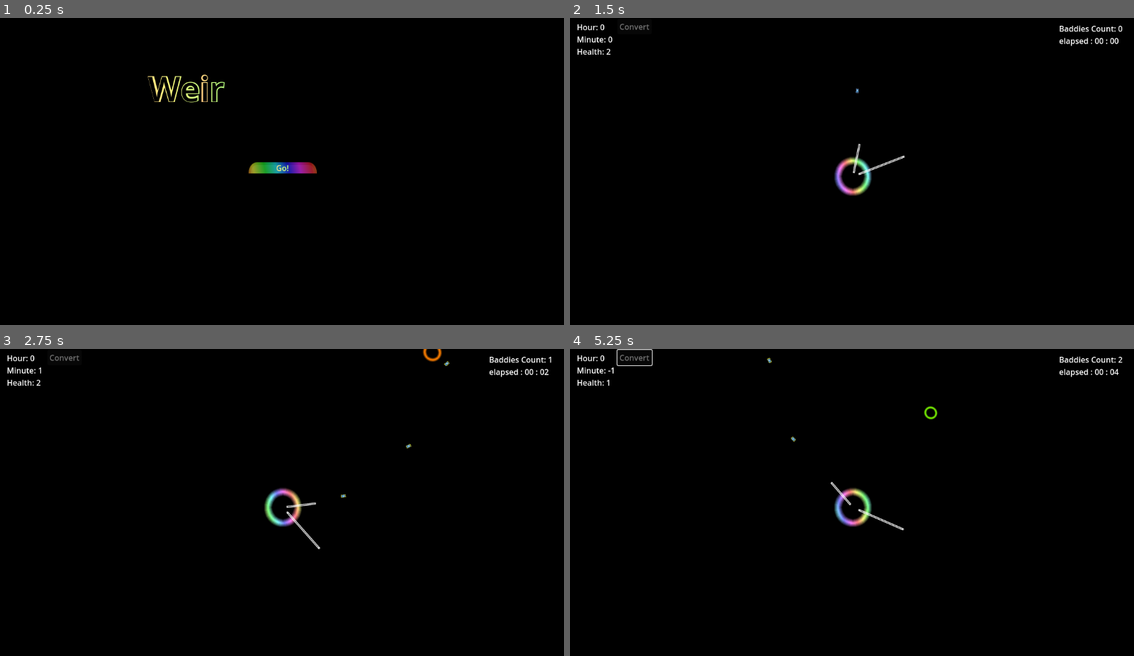
Above: before the commit, frames 1-4 (two rows, left to right).
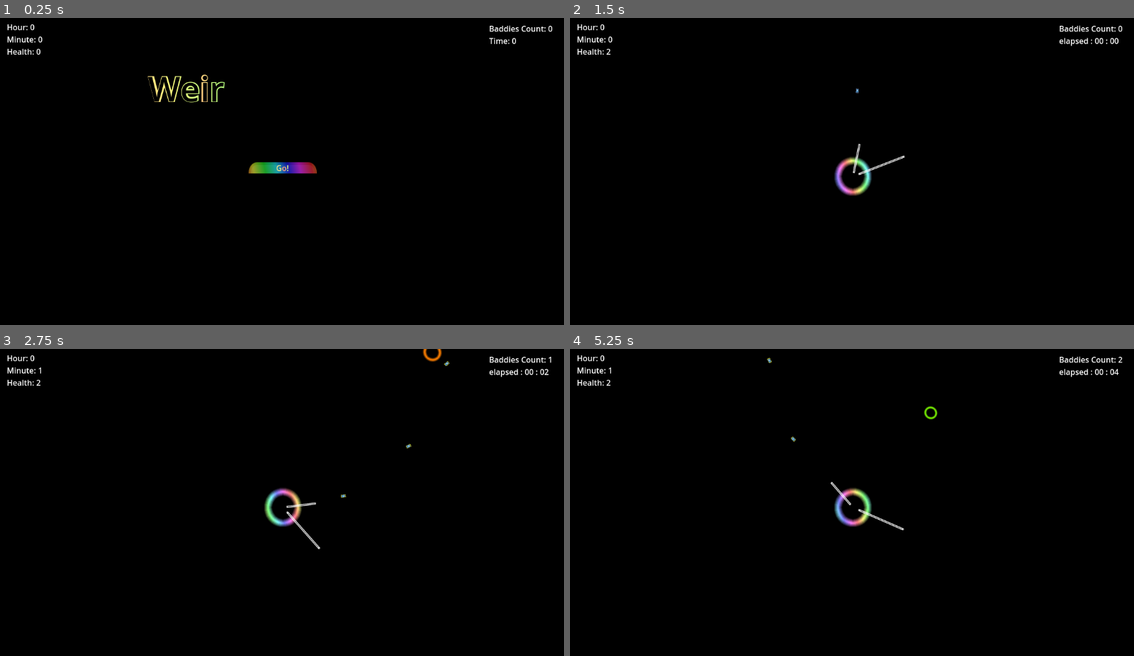
Above: after the commit, the same moments.

Repository: subpar-software/terrible-game-2
Game: Godot game, scene res://game.tscn
Two runs of this game, one before a commit and one after it. Both use one fixed random seed, a clock stepped at 60 frames per second and the inputs below. The engine's default icon, where the game draws it, is replaced by a stand-in: a white triangle on a blue panel in a dark square.
Inputs (mouse positions are in pixels of both pictures, inside the frame that each line leads up to):
- Up to frame 1 (0.25 s): no input
- Up to frame 2 (1.5 s): click "Go!" at 0.5 s; tap Enter (ui_accept) at 1.25 s; hold Right (ui_right) from 1.28 s (still down); hold Enter (ui_accept) from 1.28 s (still down)
- Up to frame 3 (2.75 s): keep holding Right (ui_right); release Enter (ui_accept) at 2.03 s; tap Enter (ui_accept) at 2.1, 2.27, 2.57 s
- Up to frame 4 (5.25 s): release Right (ui_right) at 2.78 s; hold Enter (ui_accept) 2.78-3.53 s; hold Left (ui_left) 2.78-5 s; tap Enter (ui_accept) at 3.6, 3.77, 4.07 s; hold Enter (ui_accept) 4.28-5 s; click (632, 358) at 5 s, where only the run before the commit has a clickable "Convert"

The runs differ from the first frame. In frame 1, 0.4% of the frame differs, in the area x 1-98%, y 2-50%; in frame 2, less than 0.1%; in frame 3, less than 0.1%; in frame 4, 0.2%.

Commit message:
Action surge

Diff:
--- /dev/null
+++ b/camera_2d.gd
@@ -0,0 +1,18 @@
+extends Camera2D
+
+var rand = RandomNumberGenerator.new()
+
+var shake_strength: float = 2.0
+var shake = false
+
+func _process(delta):
+	if shake:
+		offset += Vector2(
+			rand.randf_range(-shake_strength, shake_strength),
+			rand.randf_range(-shake_strength, shake_strength))
+
+	else:
+		offset = Vector2(
+			lerpf(offset.x, 576.0, delta * 4),
+			lerpf(offset.y, 324.0, delta * 4)
+		)
--- a/defender.gd
+++ b/defender.gd
@@ -1,6 +1,8 @@
 extends Sprite2D
 
 signal dead
+signal action_surge_begin
+signal action_surge_end
 
 @onready var hour_hand = $HourHand
 @onready var minute_hand = $MinuteHand
@@ -16,9 +18,10 @@
 var max_health = 2
 var curr_health = max_health
 
+var hand_rotate_ratio = 6.0
+
 var hour_can_fire = true
 var minute_can_fire = true
-var minute_has_fire = false
 
 var hour_count = 0
 var minute_count = 0
@@ -27,16 +30,28 @@
 
 var pew_pew = preload("res://pew_pew.tscn")
 
+var action_surge = false
+var plugin = preload("res://sounds/Plug-in.wav")
+var plugout = preload("res://sounds/Plug-out.wav")
+
+
+
+func _ready():
+	$SecondHand.visible = false
+	$SecondHand/CollisionShape2D.disabled = true
+
 
 func _physics_process(_delta):
+	if (minute_count >= 10):
+		$"../PlayUI/ActionSurgeLabel".visible = true
 
 	if Input.is_action_pressed("ui_right"):
-		hour_hand.rotate(current_speed / 6.0)
+		hour_hand.rotate(current_speed / hand_rotate_ratio)
 		minute_hand.rotate(current_speed)
 		second_hand.rotate(current_speed * 6)
 
 	if Input.is_action_pressed("ui_left"):
-		hour_hand.rotate(-current_speed / 6.0)
+		hour_hand.rotate(-current_speed / hand_rotate_ratio)
 		minute_hand.rotate(-current_speed)
 		second_hand.rotate(-current_speed * 6)
 
@@ -44,30 +59,38 @@
 		hour_hand.rotation_degrees -= 360.0
 		hour_count += 1
 
-	if hour_hand.rotation_degrees < 0.0:
-		hour_hand.rotation_degrees += 360.0
-		hour_count -= 1
-
 	if minute_hand.rotation_degrees > 360.0:
 		minute_hand.rotation_degrees -= 360.0
 		minute_count += 1
 
-	if minute_hand.rotation_degrees < 0.0:
-		minute_hand.rotation_degrees += 360.0
-		minute_count -= 1
-
 	hour_count_label.text = "Hour: " + str(hour_count)
 	minute_count_label.text = "Minute: " + str(minute_count)
 
-	if Input.is_action_pressed("ui_accept"):
-		if (minute_has_fire and minute_can_fire):
-			minute_can_fire = false
-			minute_fire_timer.start()
-			var pew = pew_pew.instantiate()
-			pew.init(Constants.PewPewType.SMALL)
-			add_child(pew)
-			pew.global_position = $MinuteHand/WhereThePewHappens.global_position
-			pew.rotation = $MinuteHand.rotation
+	if Input.is_action_pressed("ui_accept") and minute_count >= 2:
+		$AudioStreamPlayer.stream = plugin
+		$AudioStreamPlayer.play()
+		$"../PlayUI/ActionSurgeLabel".visible = false
+		action_surge = true
+		convert_hours_to_health()
+		hour_fire_timer.wait_time = 0.05
+		hand_rotate_ratio = 3.0
+		$ActionSurgeTimer.wait_time = minute_count / 2
+		$ActionSurgeTimer.start()
+		minute_count = 0
+		$SecondHand.visible = true
+		$SecondHand/CollisionShape2D.disabled = false
+		$"../PlayUI/AudioStreamPlayer".pitch_scale = 1.5
+		emit_signal("action_surge_begin")
+
+
+	if (action_surge and minute_can_fire):
+		minute_can_fire = false
+		minute_fire_timer.start()
+		var pew = pew_pew.instantiate()
+		pew.init(Constants.PewPewType.SMALL)
+		add_child(pew)
+		pew.global_position = $MinuteHand/WhereThePewHappens.global_position
+		pew.rotation = $MinuteHand.rotation
 
 	if (hour_can_fire):
 		hour_can_fire = false
@@ -92,6 +115,7 @@
 	hour_count = 0
 	health_label.text = "Health: " + str(curr_health)
 
+
 func _on_hour_fire_rate_timeout():
 	hour_can_fire = true
 
@@ -107,3 +131,16 @@
 	health_label.text = "Health: " + str(curr_health)
 	if (curr_health <= 0):
 		emit_signal('dead')
+
+
+func _on_action_surge_timer_timeout():
+	action_surge = false
+	$AudioStreamPlayer.stream = plugout
+	$AudioStreamPlayer.play()
+	hour_fire_timer.wait_time = 0.25
+	hand_rotate_ratio = 6.0
+	$SecondHand.visible = false
+	$SecondHand/CollisionShape2D.disabled = true
+	$"../PlayUI/AudioStreamPlayer".pitch_scale = 1.0
+	$ActionSurgeTimer.stop()
+	emit_signal("action_surge_end")
--- a/defender.tscn
+++ b/defender.tscn
@@ -15,6 +15,10 @@
 [sub_resource type="CapsuleShape2D" id="CapsuleShape2D_tk8wn"]
 radius = 2.0
 height = 90.0
+
+[sub_resource type="CapsuleShape2D" id="CapsuleShape2D_yl00m"]
+radius = 4.0
+height = 130.0
 
 [sub_resource type="CircleShape2D" id="CircleShape2D_uh21f"]
 radius = 38.0526
@@ -49,17 +53,22 @@
 offset = Vector2(0, -50)
 
 [node name="WhereThePewHappens" type="Node2D" parent="MinuteHand"]
-position = Vector2(0, -228)
+position = Vector2(0, -112)
 scale = Vector2(0.1, 2)
 
 [node name="FireRate" type="Timer" parent="MinuteHand"]
 wait_time = 0.1
 one_shot = true
 
-[node name="SecondHand" type="Sprite2D" parent="."]
-visible = false
+[node name="SecondHand" type="StaticBody2D" parent="."]
+collision_mask = 2
+
+[node name="CollisionShape2D" type="CollisionShape2D" parent="SecondHand"]
+position = Vector2(0, -78)
+shape = SubResource("CapsuleShape2D_yl00m")
+
+[node name="SecondHand" type="Sprite2D" parent="SecondHand"]
 modulate = Color(0.992157, 0, 0, 1)
-rotation = 6.28319
 scale = Vector2(0.03, 1.25)
 texture = ExtResource("5_63rt6")
 offset = Vector2(0, -50)
@@ -70,6 +79,12 @@
 [node name="CollisionShape2D" type="CollisionShape2D" parent="Area2D"]
 shape = SubResource("CircleShape2D_uh21f")
 
+[node name="ActionSurgeTimer" type="Timer" parent="."]
+
+[node name="AudioStreamPlayer" type="AudioStreamPlayer" parent="."]
+volume_db = -10.0
+
 [connection signal="timeout" from="HourHand/FireRate" to="." method="_on_hour_fire_rate_timeout"]
 [connection signal="timeout" from="MinuteHand/FireRate" to="." method="_on_minute_fire_rate_timeout"]
 [connection signal="body_entered" from="Area2D" to="." method="_on_area_2d_body_entered"]
+[connection signal="timeout" from="ActionSurgeTimer" to="." method="_on_action_surge_timer_timeout"]
--- a/game.gd
+++ b/game.gd
@@ -21,8 +21,6 @@
 ]
 @onready var spawn_rate_timer: Timer = $Timers/SpawnRate
 @onready var spawn_move_timer: Timer = $Timers/SpawnMove
-
-@onready var convert_button: Button = $PlayUI/ConvertButton
 
 var rng = RandomNumberGenerator.new()
 
@@ -60,10 +58,6 @@
 				for baddie in get_tree().get_nodes_in_group("baddies"):
 					baddie.queue_free()
 
-	convert_button.disabled = false
-	if defender.hour_count == 0:
-		convert_button.disabled = true
-
 	prev_game_state = game_state
 	$PlayUI/BaddiesCountLabel.text = "Baddies Count: " +  str(Globals.current_baddies)
 
@@ -91,3 +85,11 @@
 
 func _on_convert_button_pressed():
 	defender.convert_hours_to_health()
+
+
+func _on_defender_action_surge_begin():
+	$Camera2D.shake = true
+
+
+func _on_defender_action_surge_end():
+	$Camera2D.shake = false
--- a/game.tscn
+++ b/game.tscn
@@ -1,9 +1,10 @@
-[gd_scene load_steps=13 format=3 uid="uid://ml81ns4ra6gt"]
+[gd_scene load_steps=15 format=3 uid="uid://ml81ns4ra6gt"]
 
 [ext_resource type="Script" path="res://game.gd" id="1_3x00i"]
 [ext_resource type="Texture2D" uid="uid://dg8ay68aeyr2e" path="res://images/icon.svg" id="2_5ysxq"]
 [ext_resource type="PackedScene" uid="uid://byp4pnenghnq" path="res://defender.tscn" id="2_8pdvg"]
 [ext_resource type="AudioStream" uid="uid://b06f43m3386ao" path="res://music/background-loop-straight-04-2699.mp3" id="2_j5vwr"]
+[ext_resource type="Script" path="res://camera_2d.gd" id="2_lavrl"]
 [ext_resource type="AudioStream" uid="uid://xtuqwoeajnef" path="res://music/the-80s-retrowave-synthwave-143303.mp3" id="3_3ae7o"]
 [ext_resource type="Script" path="res://menu-ui.gd" id="3_y8sev"]
 [ext_resource type="Script" path="res://elapsed_time.gd" id="5_pfu6u"]
@@ -28,19 +29,26 @@
 region_rect = Rect2(0, 0, 128, 18)
 modulate_color = Color(0.384314, 0.384314, 0.384314, 1)
 
+[sub_resource type="ShaderMaterial" id="ShaderMaterial_sagk1"]
+shader = ExtResource("5_pqr8e")
+shader_parameter/strength = 0.5
+shader_parameter/speed = 0.5
+shader_parameter/angle = 15.0
+
 [node name="Game" type="Node2D"]
 script = ExtResource("1_3x00i")
 
 [node name="Camera2D" type="Camera2D" parent="."]
 position = Vector2(-2, 0)
 offset = Vector2(576, 324)
+script = ExtResource("2_lavrl")
 
 [node name="Background" type="Sprite2D" parent="."]
 modulate = Color(0, 0, 0, 1)
 self_modulate = Color(0, 0, 0, 1)
 material = SubResource("CanvasItemMaterial_e4eyg")
 position = Vector2(576, 324)
-scale = Vector2(10, 10)
+scale = Vector2(15, 15)
 texture = ExtResource("2_5ysxq")
 
 [node name="MenuUI" type="Node2D" parent="."]
@@ -101,7 +109,6 @@
 text = "Go!"
 
 [node name="PlayUI" type="Node2D" parent="."]
-visible = false
 position = Vector2(12, 7)
 
 [node name="AudioStreamPlayer" type="AudioStreamPlayer" parent="PlayUI"]
@@ -125,13 +132,6 @@
 offset_right = 73.0
 offset_bottom = 76.0
 text = "Health: 0"
-
-[node name="ConvertButton" type="Button" parent="PlayUI"]
-offset_left = 83.0
-offset_top = -5.0
-offset_right = 153.0
-offset_bottom = 26.0
-text = "Convert"
 
 [node name="BaddiesCountLabel" type="Label" parent="PlayUI"]
 offset_left = 985.0
@@ -147,6 +147,15 @@
 offset_bottom = 51.0
 text = "Time: 0"
 
+[node name="ActionSurgeLabel" type="RichTextLabel" parent="PlayUI"]
+visible = false
+material = SubResource("ShaderMaterial_sagk1")
+offset_left = 454.0
+offset_top = 2.0
+offset_right = 674.0
+offset_bottom = 38.0
+text = "Press Space for Action Surge"
+
 [node name="SpawnPoints" type="Node2D" parent="."]
 visible = false
 
@@ -202,7 +211,8 @@
 wait_time = 5.0
 
 [connection signal="pressed" from="MenuUI/VBoxContainer/Button" to="." method="_on_button_pressed"]
-[connection signal="pressed" from="PlayUI/ConvertButton" to="." method="_on_convert_button_pressed"]
+[connection signal="action_surge_begin" from="Defender" to="." method="_on_defender_action_surge_begin"]
+[connection signal="action_surge_end" from="Defender" to="." method="_on_defender_action_surge_end"]
 [connection signal="dead" from="Defender" to="." method="_on_defender_dead"]
 [connection signal="timeout" from="Timers/SpawnRate" to="." method="_on_spawn_rate_timeout"]
 [connection signal="timeout" from="Timers/SpawnMove" to="." method="_on_spawn_move_timeout"]
Not shown: 1 places in defender.tscn that only renumber resources
Not shown, added: sounds/Plug-in.wav.import
Not shown, added: sounds/Plug-out.wav.import
Not shown, added: sounds/Plug-in.wav
Not shown, added: sounds/Plug-out.wav
